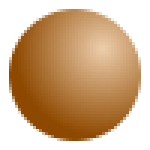
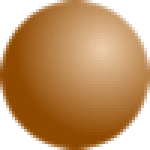
Two versions of the same layered image (150 x 150). Layer-by-layer changes:
painted on "Layer #1" over [0, 0, 150, 150]
